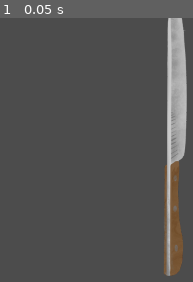
Above: before the commit, frame 1.
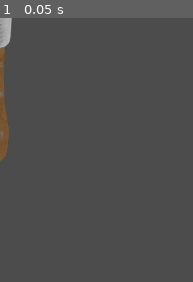
Above: after the commit, the same moment.

Repository: RaccoonHandsProductions/CanningSeason
Game: Godot game, scene res://ChoppingStation/Knife.tscn
Two runs of this game, one before a commit and one after it. Both use one fixed random seed, a clock stepped at 60 frames per second and the inputs below. This scene is started directly instead of the project's main scene.
Inputs:
- Up to frame 1 (0.05 s): no input

The runs differ from the first frame. In frame 1, 11% of the frame differs, in the area x 0-97%, y 0-98%.

Commit message:
Add animation on click

Diff:
--- /dev/null
+++ b/project/ChoppingStation/Knife.gd
@@ -0,0 +1,5 @@
+extends Node2D
+
+func _on_TouchableArea_input_event(_viewport, event, _shape_idx):
+	if event is InputEventMouseButton and event.pressed:
+		$AnimationPlayer.play("Chop")
--- a/project/ChoppingStation/Knife.tscn
+++ b/project/ChoppingStation/Knife.tscn
@@ -1,9 +1,56 @@
-[gd_scene load_steps=2 format=2]
+[gd_scene load_steps=6 format=2]
 
 [ext_resource path="res://ChoppingStation/Carrot/ChopPoint/knifeTopView.png" type="Texture" id=1]
+[ext_resource path="res://ChoppingStation/Knife.gd" type="Script" id=2]
+
+[sub_resource type="RectangleShape2D" id=1]
+extents = Vector2( 17.5, 183.5 )
+
+[sub_resource type="Animation" id=2]
+resource_name = "Chop"
+length = 0.4
+tracks/0/type = "value"
+tracks/0/path = NodePath("Sprite:position")
+tracks/0/interp = 1
+tracks/0/loop_wrap = true
+tracks/0/imported = false
+tracks/0/enabled = true
+tracks/0/keys = {
+"times": PoolRealArray( 0, 0.2, 0.4 ),
+"transitions": PoolRealArray( 2.2974, 0.34151, 0.34151 ),
+"update": 0,
+"values": [ Vector2( 0, 0 ), Vector2( 10, 0 ), Vector2( 0, 0 ) ]
+}
+
+[sub_resource type="Animation" id=3]
+length = 0.001
+tracks/0/type = "value"
+tracks/0/path = NodePath("Sprite:position")
+tracks/0/interp = 1
+tracks/0/loop_wrap = true
+tracks/0/imported = false
+tracks/0/enabled = true
+tracks/0/keys = {
+"times": PoolRealArray( 0 ),
+"transitions": PoolRealArray( 1 ),
+"update": 0,
+"values": [ Vector2( 0, 0 ) ]
+}
 
 [node name="Knife" type="Node2D"]
+script = ExtResource( 2 )
 
-[node name="KnifeTopView" type="Sprite" parent="."]
-position = Vector2( 279, 182 )
+[node name="Sprite" type="Sprite" parent="."]
 texture = ExtResource( 1 )
+
+[node name="TouchableArea" type="Area2D" parent="."]
+
+[node name="CollisionShape2D" type="CollisionShape2D" parent="TouchableArea"]
+position = Vector2( -0.5, -17.5 )
+shape = SubResource( 1 )
+
+[node name="AnimationPlayer" type="AnimationPlayer" parent="."]
+anims/Chop = SubResource( 2 )
+anims/RESET = SubResource( 3 )
+
+[connection signal="input_event" from="TouchableArea" to="." method="_on_TouchableArea_input_event"]
